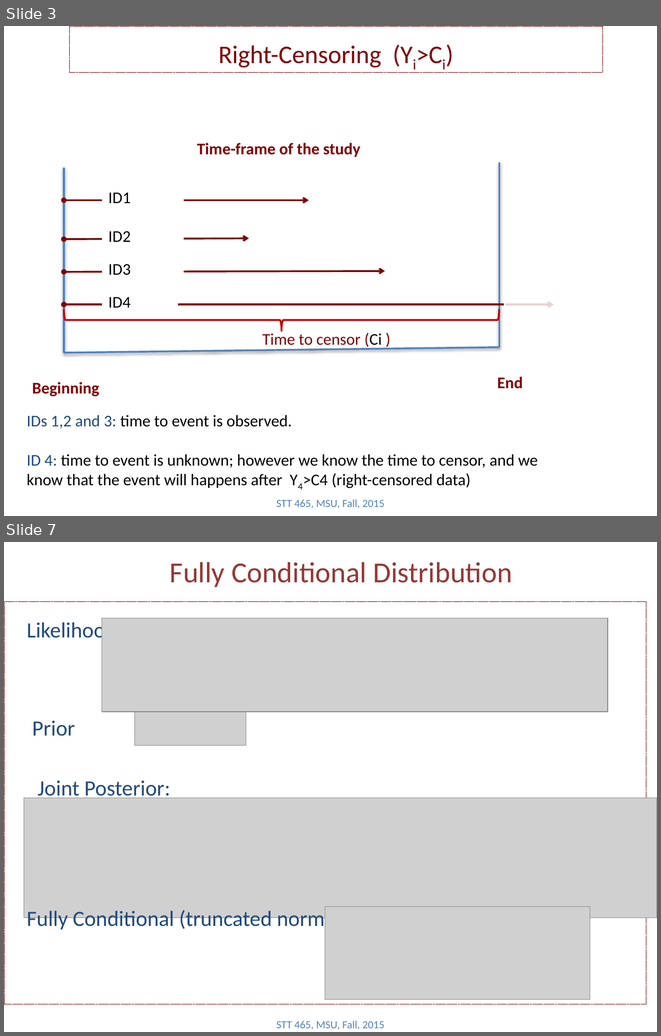
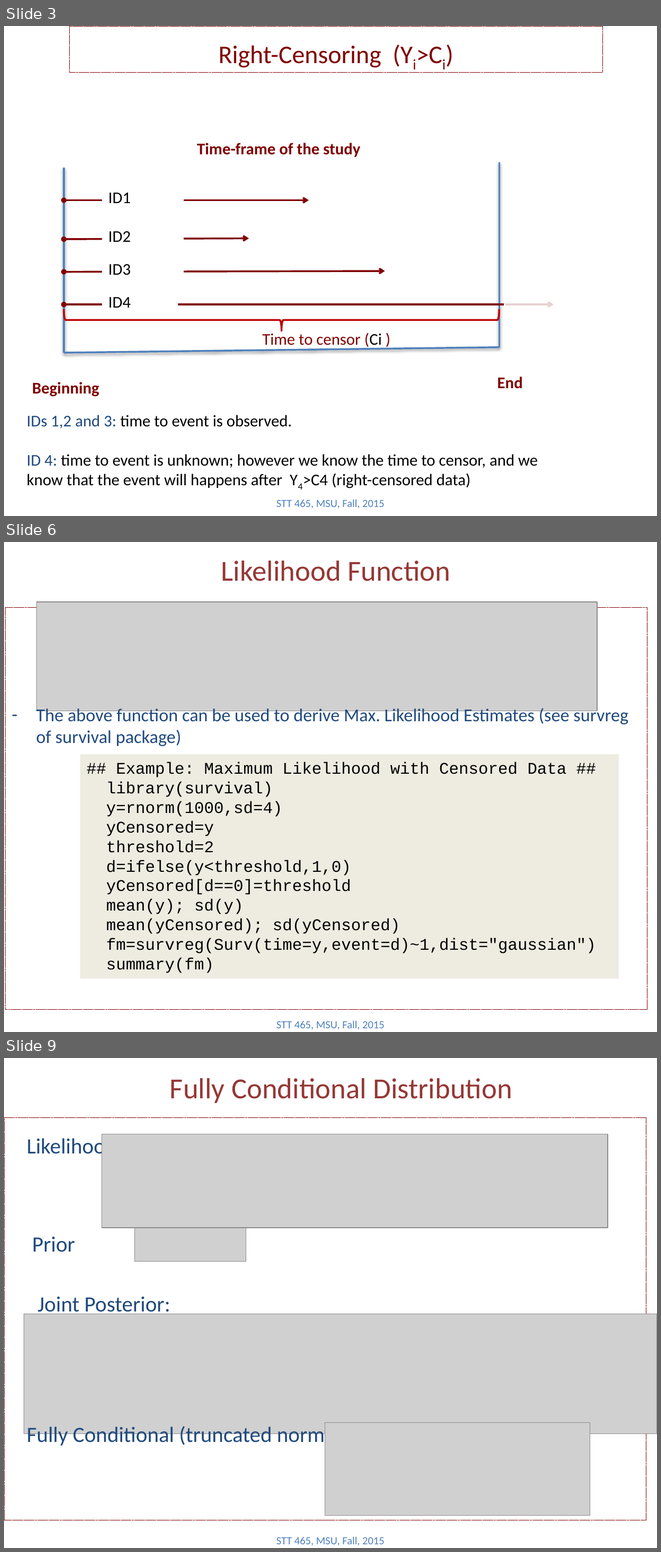
Before and after one commit to Boukos/STT465, a slide deck: STT465_14.pptx. Shown one above the other, each under a label of ours: slides 3 and 7 before the commit, slides 3, 6 and 9 after it; the slides between them are not shown. The pictures are 661x1036 and 661x1552 pixels, drawn with LibreOffice and Linux fonts; fonts in the diff are those of the drawing; grey boxes stand for pictures. Boxes give left, top, right and bottom in pixels: in the first picture for what was removed or moved away, otherwise in the second. Text is boxed around its words. In the diff, an @@ line names an element or a change of style, - is before the commit and + after.

```diff
--- a/STT465_14.pptx
+++ b/STT465_14.pptx
@@ slide 6 added at <box>4,542,657,1032</box>, background #FFFFFF @@
@@ title added at <box>221,561,450,581</box>, 32 pt, text #953735 @@
+Likelihood Function
@@ picture added at <box>37,602,597,711</box> @@
@@ rectangle added at <box>5,607,647,1009</box>, outline #800000 0.75 pt dashed @@
@@ text added at <box>36,706,628,746</box>, 20 pt, text #1F497D @@
+– The above function can be used to derive Max. Likelihood Estimates (see survreg of survival package)
@@ rectangle added at <box>80,754,619,978</box>, fill #EEECE1, 18 pt, text #000000 @@
+## Example: Maximum Likelihood with Censored Data ##
+library(survival)
+y=rnorm(1000,sd=4)
+yCensored=y
+threshold=2
+d=ifelse(y<threshold,1,0)
+yCensored[d==0]=threshold
+mean(y); sd(y)
+mean(yCensored); sd(yCensored)
+fm=survreg(Surv(time=y,event=d)~1,dist="gaussian")
+summary(fm)
@@ text added at <box>276,1020,385,1030</box>, 12 pt, text #4F81BD @@
+STT 465, MSU, Fall, 2015
@@ what was slide 7 is now slide 9 @@
```
Also in this commit, not shown: 3 slides changed, 2 other slides added, 1 other file.
